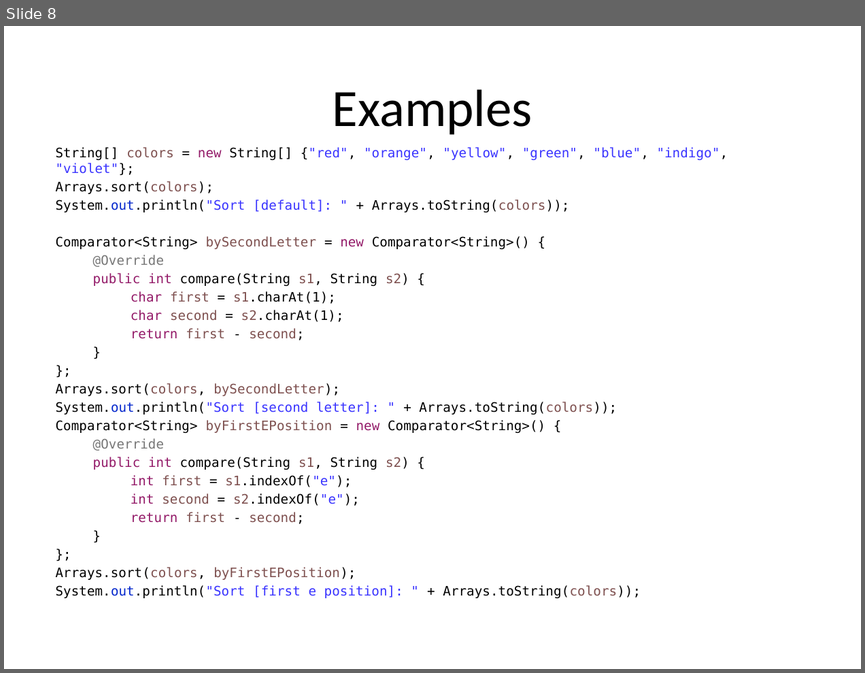
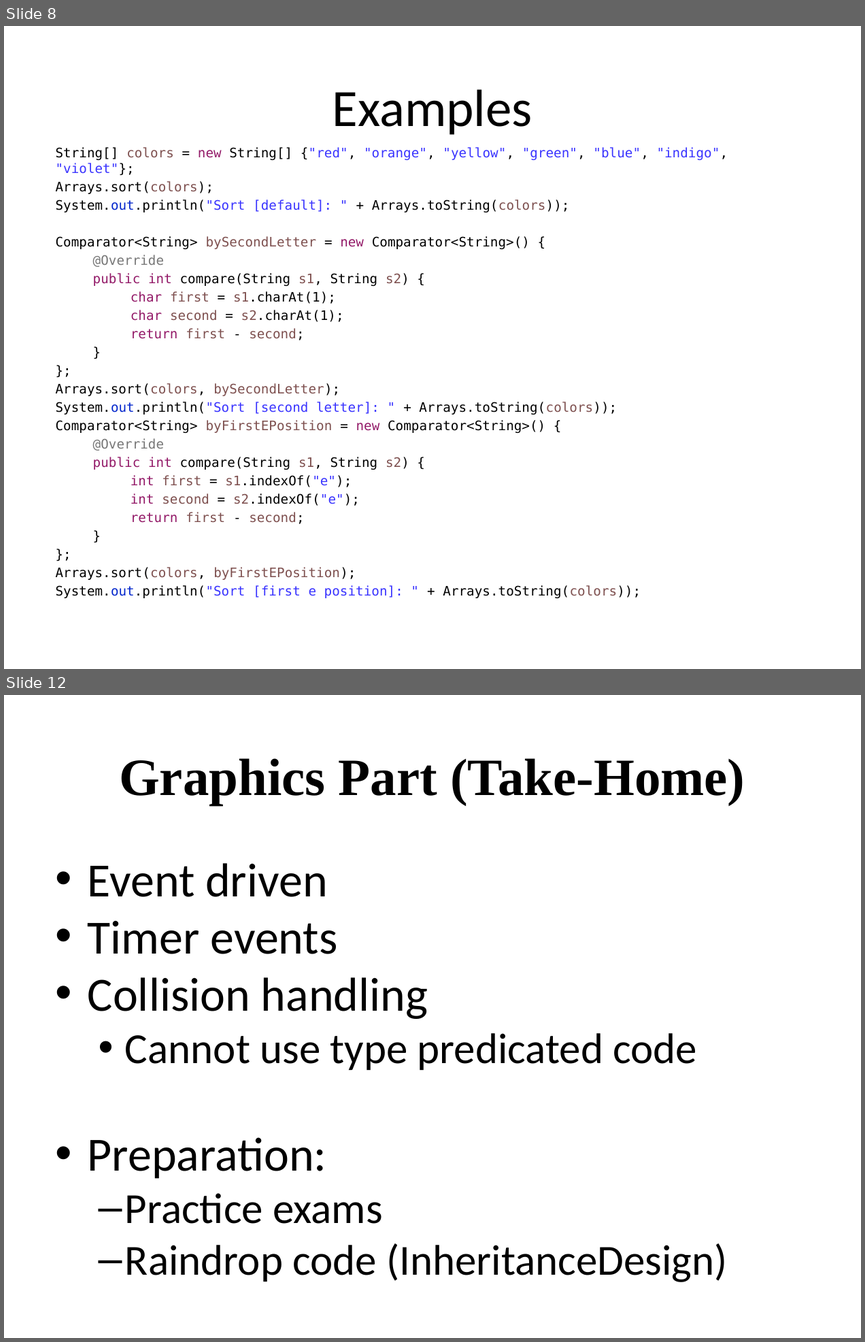
Before and after one commit to RHIT-CSSE/csse220, a slide deck: ClassMaterials/Comparators/Slides/ComparableComparator.pptx. Shown one above the other, each under a label of ours: slide 8 before the commit, slides 8 and 12 after it; the slides between them are not shown. The pictures are 865x673 and 865x1342 pixels, drawn with LibreOffice and Linux fonts; fonts in the diff are those of the drawing. Boxes give left, top, right and bottom in pixels: in the first picture for what was removed or moved away, otherwise in the second. Text is boxed around its words. In the diff, an @@ line names an element or a change of style, - is before the commit and + after.

```diff
--- a/ClassMaterials/Comparators/Slides/ComparableComparator.pptx
+++ b/ClassMaterials/Comparators/Slides/ComparableComparator.pptx
@@ slide 12 added at [4, 695, 861, 1338], background #FFFFFF @@
@@ title added at [119, 758, 745, 805], 44 pt, text #000000, bold @@
+Graphics Part (Take-Home)
@@ text added at [88, 863, 727, 1282], 36 pt, text #000000 @@
+• Event driven
+• Timer events
+• Collision handling
+  • Cannot use type predicated code
+• Preparation:
+  – Practice exams
+  – Raindrop code (InheritanceDesign)
```
Also in this commit, not shown: 5 other slides added, 1 other file.
